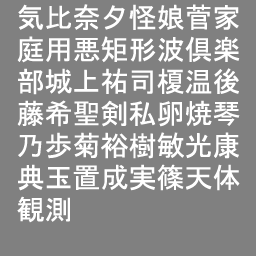
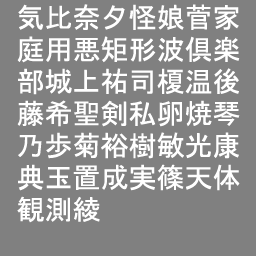
Revision of a layered 256 x 256 image; what changed, layer by layer:
painted on "気比奈夕怪娘菅家 庭用悪矩形波倶楽 部城上祐司榎温後 藤希聖" over (73, 196, 100, 222)
